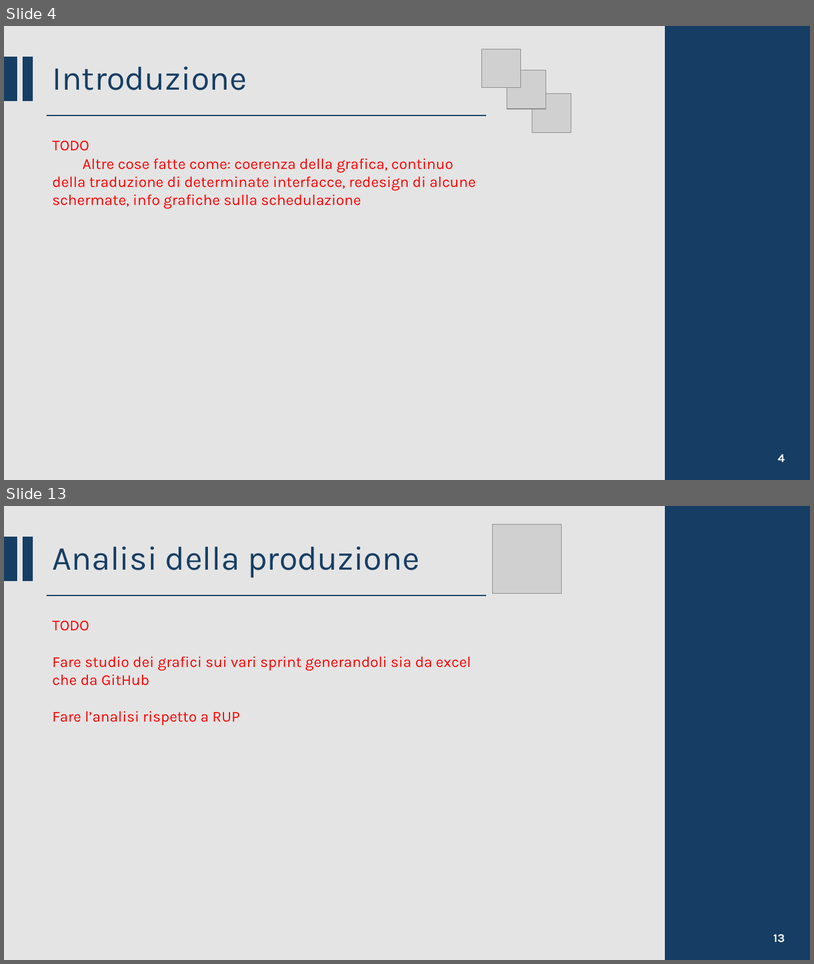
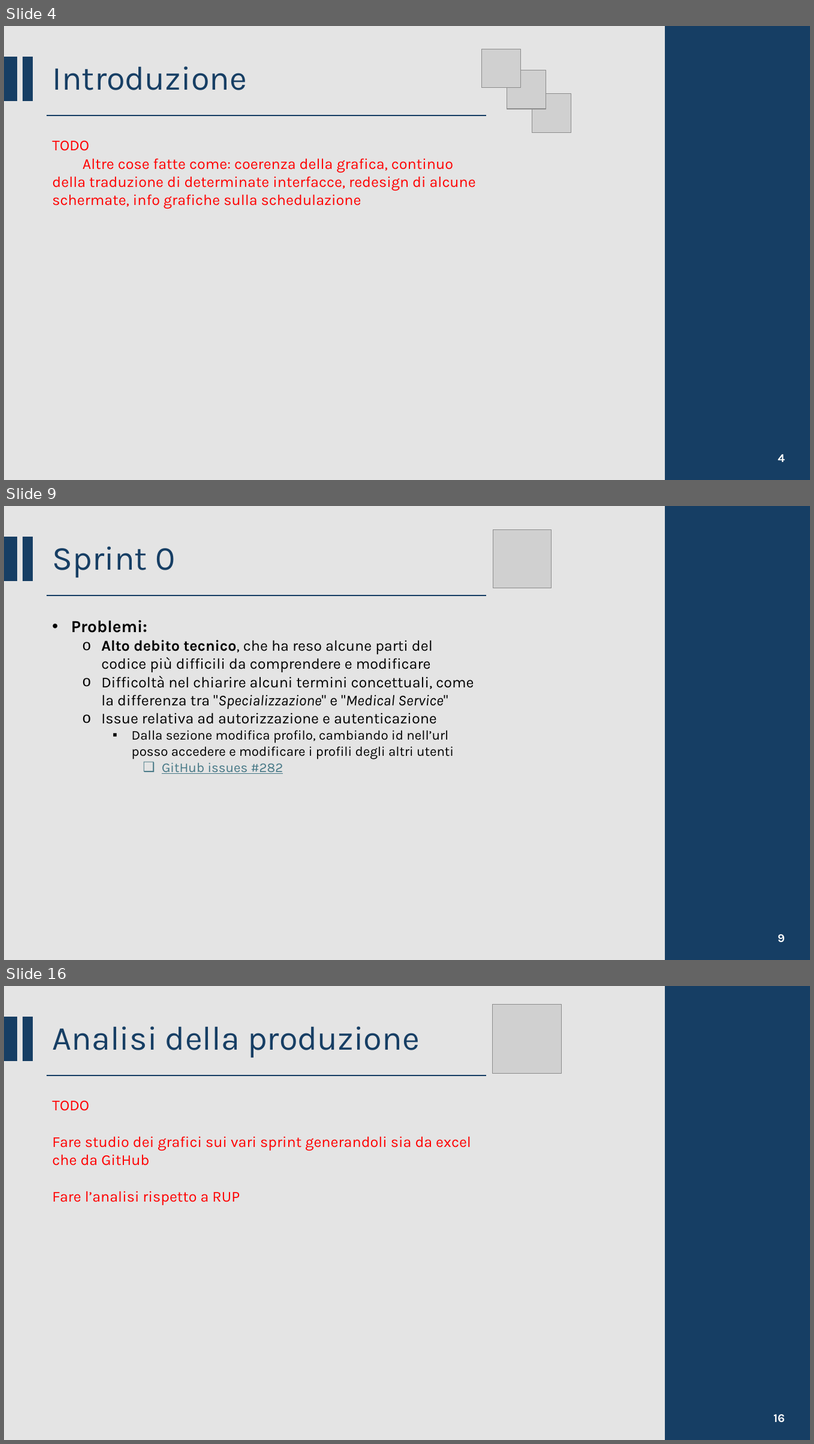
Before and after one commit to CSW-Teams/MS3-docs, a slide deck: ShiftsHappen/Sprint 5/CSW Sprint 5.pptm. Shown one above the other, each under a label of ours: slides 4 and 13 before the commit, slides 4, 9 and 16 after it; the slides between them are not shown. The pictures are 814x964 and 814x1444 pixels, drawn with LibreOffice and Linux fonts; fonts in the diff are those of the drawing; grey boxes stand for pictures. Boxes give left, top, right and bottom in pixels: in the first picture for what was removed or moved away, otherwise in the second. Text is boxed around its words. In the diff, an @@ line names an element or a change of style, - is before the commit and + after.

Commit message:
Added slides for Sprint 0

```diff
--- a/ShiftsHappen/Sprint 5/CSW Sprint 5.pptm
+++ b/ShiftsHappen/Sprint 5/CSW Sprint 5.pptm
@@ slide 9 added at box(4, 506, 810, 960), background #D9D9D9 at 70% opacity @@
@@ rectangle added at box(666, 506, 810, 960), fill #163E64, outline #163E64 1.5 pt @@
@@ rectangle added at box(4, 537, 17, 580), fill #163E64, outline #163E64 1.5 pt @@
@@ rectangle added at box(23, 537, 32, 580), fill #163E64, outline #163E64 1.5 pt @@
@@ picture added at box(494, 529, 552, 588) @@
@@ title added at box(53, 546, 175, 577), 40 pt, text #163E64 @@
+Sprint 0
@@ line added from (47, 595) to (487, 595), #163E64 1.5 pt @@
@@ text added at box(71, 620, 474, 774), 18 pt, text #000000 @@
+• Problemi:
+  o Alto debito tecnico, che ha reso alcune parti del codice più difficili da comprendere e modificare
+  o Difficoltà nel chiarire alcuni termini concettuali, come la differenza tra "Specializzazione" e "Medical Service"
+  o Issue relativa ad autorizzazione e autenticazione
+    ▪ Dalla sezione modifica profilo, cambiando id nell’url posso accedere e modificare i profili degli altri utenti
+      ❑ GitHub issues #282
@@ page number added at box(778, 934, 785, 942), 14 pt, text #FFFFFF, bold @@
+9
@@ what was slide 13 is now slide 16 @@
@@ page number at box(774, 1414, 785, 1422): text changed @@
-13
+16
```
Also in this commit, not shown: 8 slides changed, 2 other slides added.
